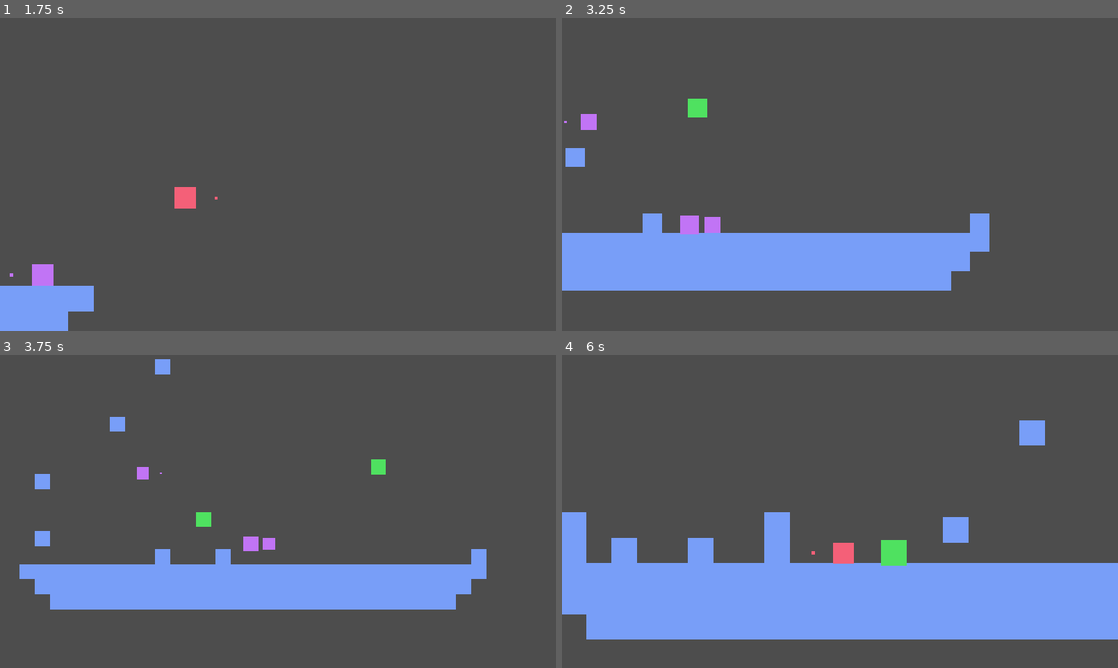
Above: before the commit, frames 1-4 (two rows, left to right).
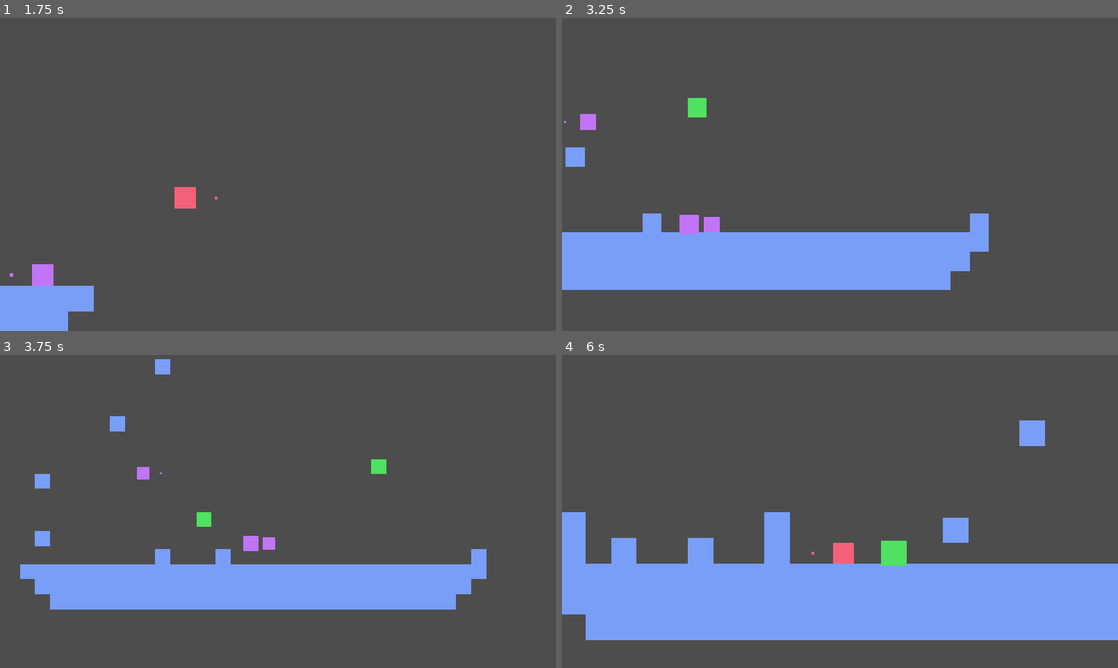
Above: after the commit, the same moments.

Repository: itsMapleLeaf/tfbg
Game: Godot game, scene res://game/game.tscn
Same seed, same stepped clock (60 frames per second), same inputs: the game is played once before the commit and once after it.
Inputs:
- Up to frame 1 (1.75 s): hold X (grab) 0.53-1.28 s; hold Right (right) from 0.53 s (still down); tap Z (jump) at 0.77, 1.52 s; tap X (grab) at 1.35 s
- Up to frame 2 (3.25 s): release Right (right) at 2.03 s; hold Left (left) 2.03-2.78 s; hold X (grab) 2.03-2.78 s; hold Right (right) from 2.78 s (still down); tap X (grab) at 2.85 s; tap Z (jump) at 3.02 s
- Up to frame 3 (3.75 s): keep holding Right (right); hold X (grab) from 3.53 s (still down)
- Up to frame 4 (6 s): tap Z (jump) at 3.77, 4.52 s; release Right (right) at 4.28 s; release X (grab) at 4.28 s; hold Left (left) 4.28-5.03 s; tap X (grab) at 4.35, 5.85 s; hold Right (right) 5.03-5.78 s; hold X (grab) 5.03-5.78 s; hold Left (left) from 5.78 s (still down)

Frame 1 is identical in both runs. In frame 2, 0.4% of the frame differs, in the area x 0-77%, y 25-88%; in frame 3, less than 0.1%; in frame 4, 0.4%, in the area x 4-100%, y 28-92%.

Commit message:
camera shake

Diff:
--- a/blocks/falling_block.gd
+++ b/blocks/falling_block.gd
@@ -19,6 +19,8 @@
 var speed := 0.0
 
 signal player_squished(player: Player)
+signal grounded
+signal destroyed
 
 func _process(delta: float):
 	position.x = lerp(position.x, round_to_nearest(position.x, 50.0), delta * position_snap_stiffness)
@@ -58,6 +60,7 @@
 		if collider is MapBlock or (collider is FallingBlock and collider.state == State.STATIC):
 			position += collision.get_travel()
 			state = State.STATIC
+			grounded.emit()
 			return
 
 	position += Vector2(0, movement)
@@ -65,6 +68,7 @@
 func destroy():
 	queue_free()
 	Explosion.create(self)
+	destroyed.emit()
 
 func round_to_nearest(num: float, multiple: float) -> float:
 	return round(num / multiple) * multiple
--- a/blocks/flying_block.gd
+++ b/blocks/flying_block.gd
@@ -14,12 +14,14 @@
 
 signal hits_exhausted
 signal player_hit(player: Player)
+signal destroyed
 
 func _process(delta: float):
 	life -= delta
 	if life < 0:
 		queue_free()
 		Explosion.create(self)
+		destroyed.emit()
 		return
 
 	if current_freeze_time > 0:
--- /dev/null
+++ b/game/camera_shaker.gd
@@ -0,0 +1,14 @@
+extends Node2D
+class_name CameraShaker
+
+@export var intensity: float
+@export var damping: float
+
+var _amount := 0.0
+
+func _process(delta: float) -> void:
+	_amount = lerpf(_amount, 0.0, delta * damping)
+	position = _amount * Vector2(randf_range(-intensity, intensity), randf_range(-intensity, intensity))
+
+func shake(amount: float = 1.0) -> void:
+	_amount = maxf(_amount, amount) # don't let lower amounts "downgrade" the shake
--- a/game/game.gd
+++ b/game/game.gd
@@ -16,6 +16,7 @@
 
 @export var camera: GameCamera
 @export var camera_wide_view_position_node: Node2D
+@export var camera_shaker: CameraShaker
 
 @export var falling_block_spawn_left: Node2D
 @export var falling_block_spawn_right: Node2D
@@ -50,6 +51,7 @@
 
 func _kill_player(player: Player):
 	if player.kill():
+		camera_shaker.shake()
 		await get_tree().create_timer(2).timeout
 		_respawn_player(player)
 
@@ -73,6 +75,8 @@
 	var block := preload("res://blocks/falling_block.tscn").instantiate() as FallingBlock
 	block.global_position = new_position
 	block.player_squished.connect(_kill_player)
+	block.destroyed.connect(camera_shaker.shake.bind(0.5))
+	block.grounded.connect(camera_shaker.shake.bind(0.1))
 	add_child(block)
 
 func _create_flying_block(new_position: Vector2, direction: int, owner_player: Player):
@@ -82,4 +86,5 @@
 	block.owner_player = owner_player
 	block.hits_exhausted.connect(func (): _create_falling_block(block.global_position))
 	block.player_hit.connect(_kill_player)
+	block.destroyed.connect(camera_shaker.shake.bind(0.4))
 	add_child(block)
--- a/game/game.tscn
+++ b/game/game.tscn
@@ -1,19 +1,26 @@
-[gd_scene load_steps=4 format=3 uid="uid://u5slcikl4yah"]
+[gd_scene load_steps=5 format=3 uid="uid://u5slcikl4yah"]
 
 [ext_resource type="Script" path="res://game/game.gd" id="1_sqbwy"]
+[ext_resource type="Script" path="res://game/camera_shaker.gd" id="2_2vhun"]
 [ext_resource type="PackedScene" uid="uid://c8bicjtdgxa1s" path="res://game/game_camera.tscn" id="2_lied0"]
 [ext_resource type="PackedScene" uid="uid://c51q2dqjhv766" path="res://blocks/map_block.tscn" id="3_iqabn"]
 
-[node name="Game" type="Node2D" node_paths=PackedStringArray("player_spawns", "player_fallout", "camera", "camera_wide_view_position_node", "falling_block_spawn_left", "falling_block_spawn_right")]
+[node name="Game" type="Node2D" node_paths=PackedStringArray("player_spawns", "player_fallout", "camera", "camera_wide_view_position_node", "camera_shaker", "falling_block_spawn_left", "falling_block_spawn_right")]
 script = ExtResource("1_sqbwy")
 player_spawns = NodePath("PlayerSpawns")
 player_fallout = NodePath("Fallout")
-camera = NodePath("Camera")
+camera = NodePath("CameraShaker/Camera")
 camera_wide_view_position_node = NodePath("CameraWideViewPosition")
+camera_shaker = NodePath("CameraShaker")
 falling_block_spawn_left = NodePath("FallingBlockSpawnLeft")
 falling_block_spawn_right = NodePath("FallingBlockSpawnRight")
 
-[node name="Camera" parent="." instance=ExtResource("2_lied0")]
+[node name="CameraShaker" type="Node2D" parent="."]
+script = ExtResource("2_2vhun")
+intensity = 12.0
+damping = 12.0
+
+[node name="Camera" parent="CameraShaker" instance=ExtResource("2_lied0")]
 
 [node name="CameraWideViewPosition" type="Marker2D" parent="."]
 position = Vector2(0, -200)
